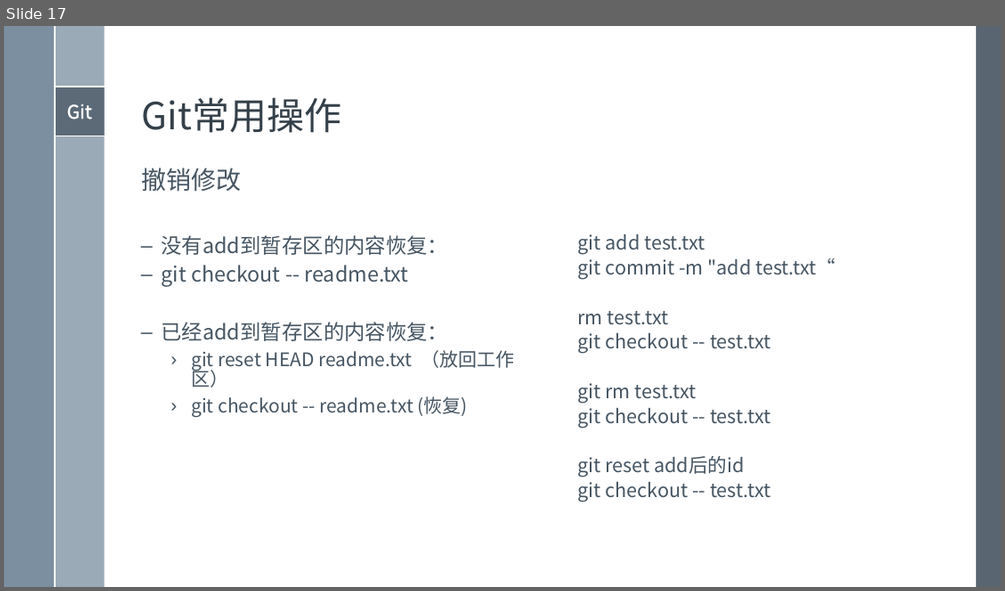
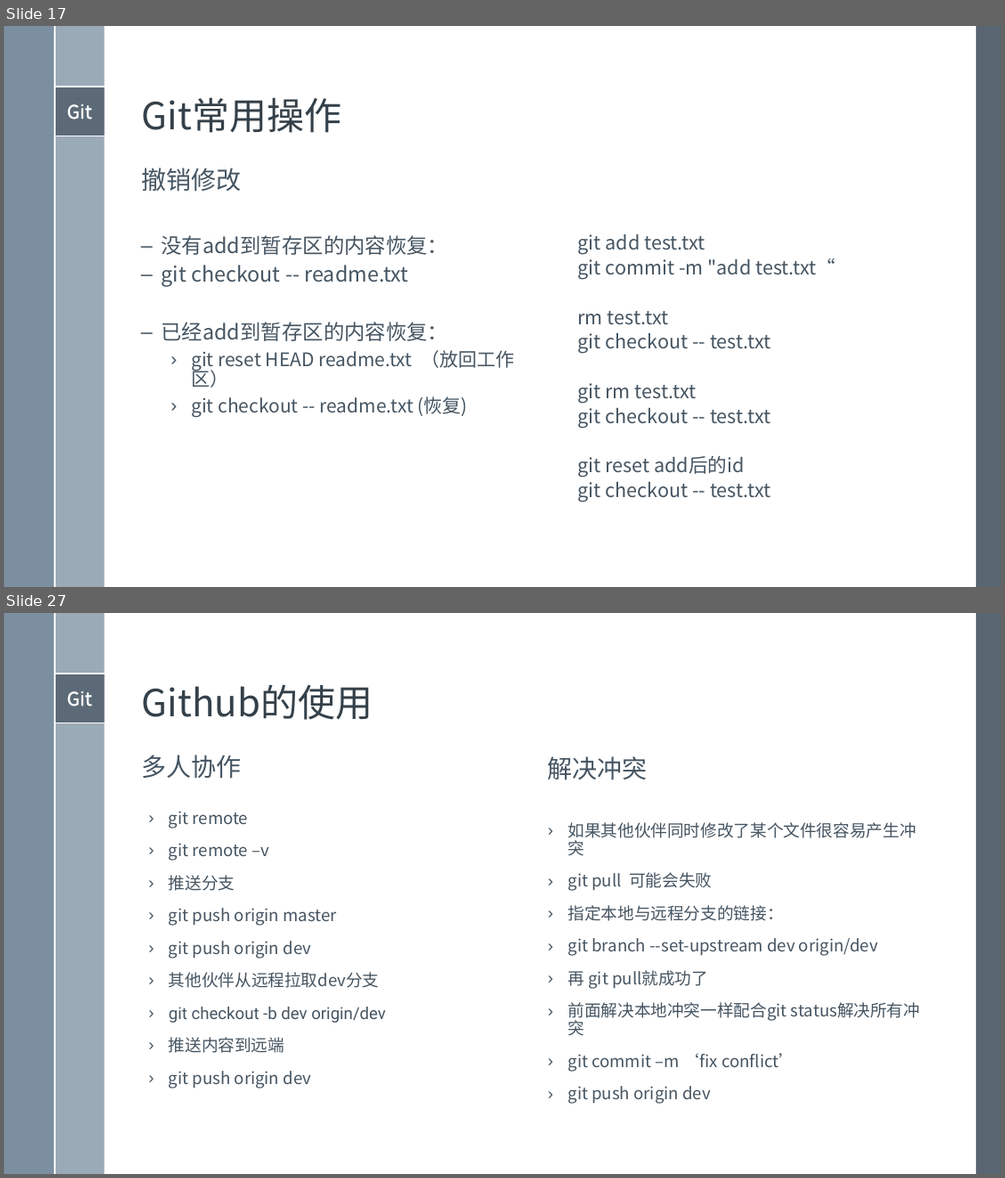
Before and after one commit to xami/joke, a slide deck: docs/windows模板/演示文稿 2.pptx. Shown one above the other, each under a label of ours: slide 17 before the commit, slides 17 and 27 after it; the slides between them are not shown. The pictures are 1005x591 and 1005x1178 pixels, drawn with LibreOffice and Linux fonts; fonts in the diff are those of the drawing. Boxes give left, top, right and bottom in pixels: in the first picture for what was removed or moved away, otherwise in the second. Text is boxed around its words. In the diff, an @@ line names an element or a change of style, - is before the commit and + after.

```diff
--- a/docs/windows模板/演示文稿 2.pptx
+++ b/docs/windows模板/演示文稿 2.pptx
@@ slide 27 added at [4, 613, 1001, 1174], background #FFFFFF; not listed: 7 template elements that a slide beside it also shows @@
@@ title added at [142, 684, 372, 720], 36 pt, text #35404A @@
+Github的使用
@@ text added at [142, 755, 242, 778], 24 pt, text #465562 @@
+多人协作
@@ text added at [548, 756, 647, 780], 24 pt, text #465562 @@
+解决冲突
@@ text added at [169, 811, 386, 1088], 16 pt, text #465562 @@
+› git remote
+› git remote –v
+› 推送分支
+› git push origin master
+› git push origin dev
+› 其他伙伴从远程拉取dev分支
+› git checkout -b dev origin/dev
+› 推送内容到远端
+› git push origin dev
@@ text added at [568, 822, 916, 1103], 16 pt, text #465562 @@
+› 如果其他伙伴同时修改了某个文件很容易产生冲突
+› git pull 可能会失败
+› 指定本地与远程分支的链接：
+› git branch --set-upstream dev origin/dev
+› 再 git pull就成功了
+› 前面解决本地冲突一样配合git status解决所有冲突
+› git commit –m ‘fix conflict’
+› git push origin dev
```
Also in this commit, not shown: 2 slides changed, 13 other slides added, 9 slides removed, 12 other files.
